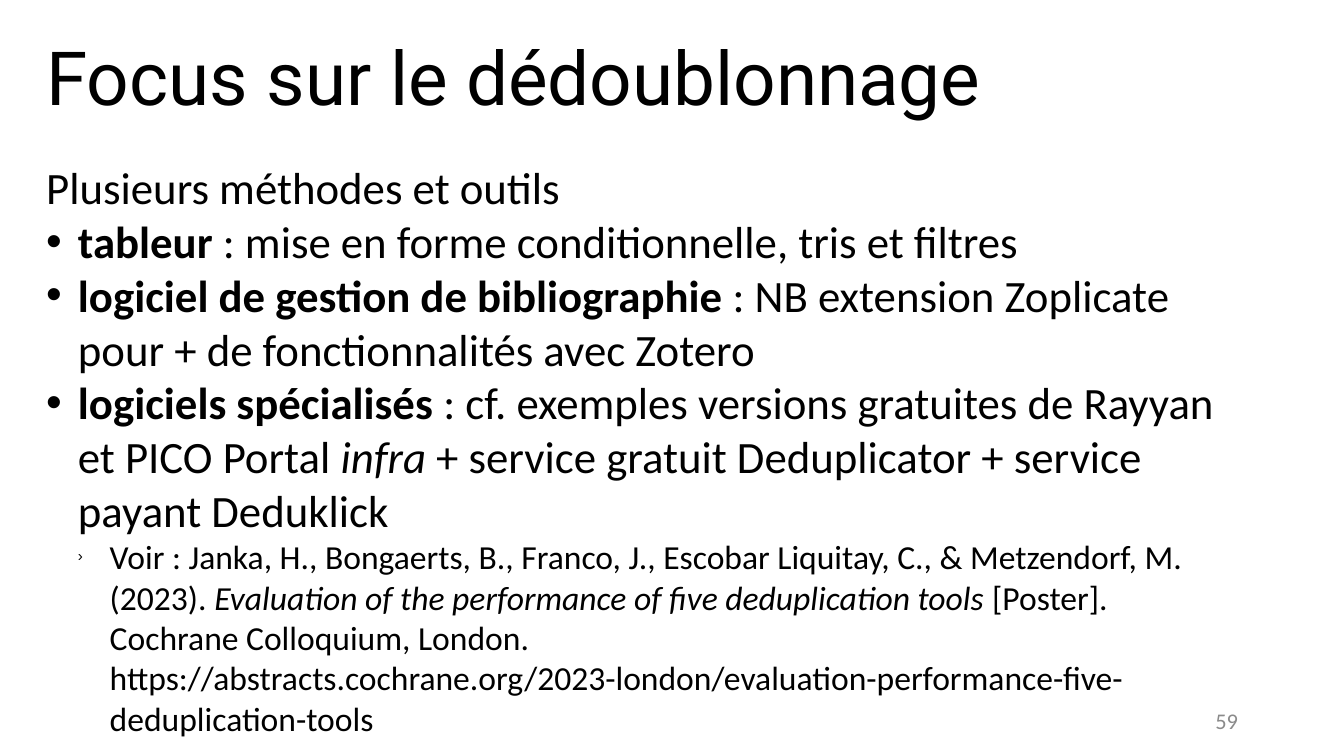
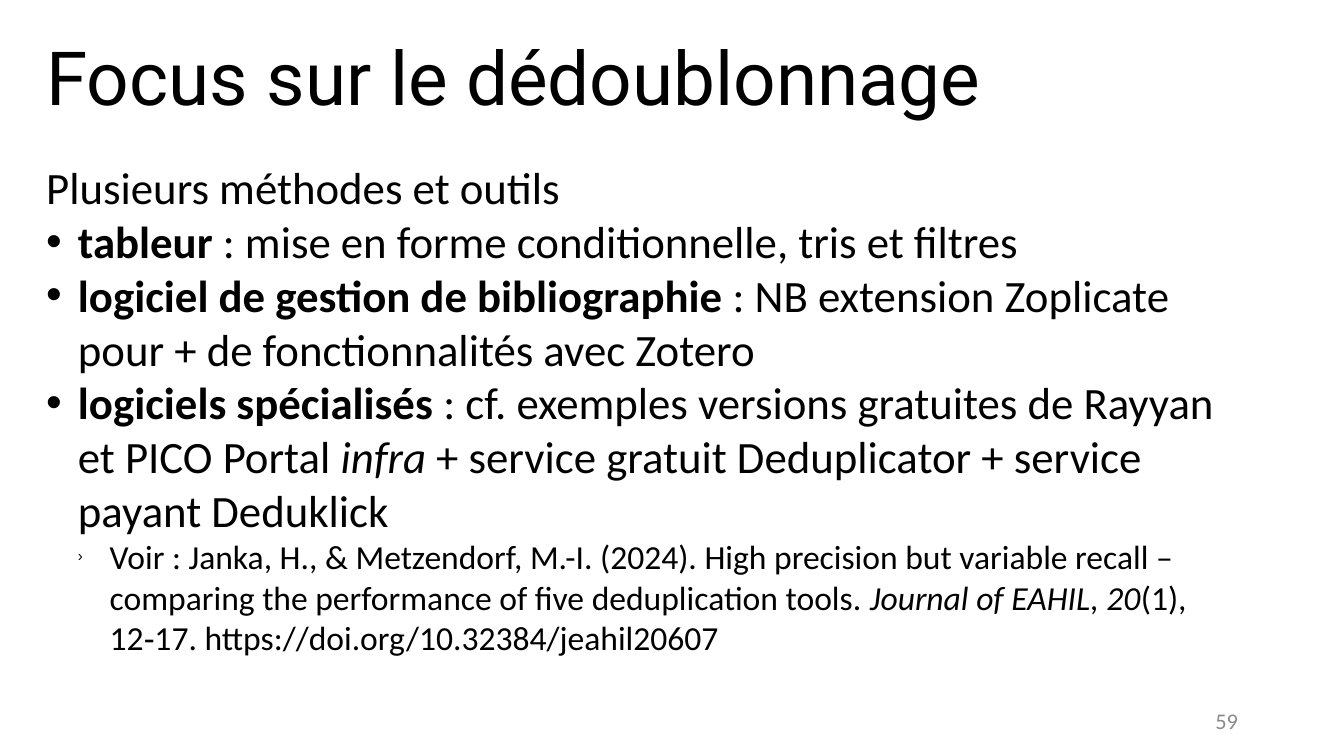
Before and after one commit to fflamerie/intro_revlit, a slide deck: slide 59 of docs/Intro_RevLit.odp. Drawn at 1344x756 pixels with LibreOffice and Linux fonts; fonts in the diff are those of the drawing. Boxes give left, top, right and bottom in pixels: in the first picture for what was removed or moved away, otherwise in the second. Text is boxed around its words. In the diff, an @@ line names an element or a change of style, - is before the commit and + after.

```diff
--- a/docs/Intro_RevLit.odp
+++ b/docs/Intro_RevLit.odp
@@ text at (110,544,1186,656): text changed @@
-  › Voir : Janka, H., Bongaerts, B., Franco, J., Escobar Liquitay, C., & Metzendorf, M. (2023). Evaluation of the performance of five deduplication tools [Poster]. Cochrane Colloquium, London. https://abstracts.cochrane.org/2023-london/evaluation-performance-five-deduplication-tools
+  › Voir : Janka, H., & Metzendorf, M.-I. (2024). High precision but variable recall – comparing the performance of five deduplication tools. Journal of EAHIL, 20(1), 12‑17. https://doi.org/10.32384/jeahil20607
```
Also in this commit, not shown: 1 other slide changed, 5 other files.
